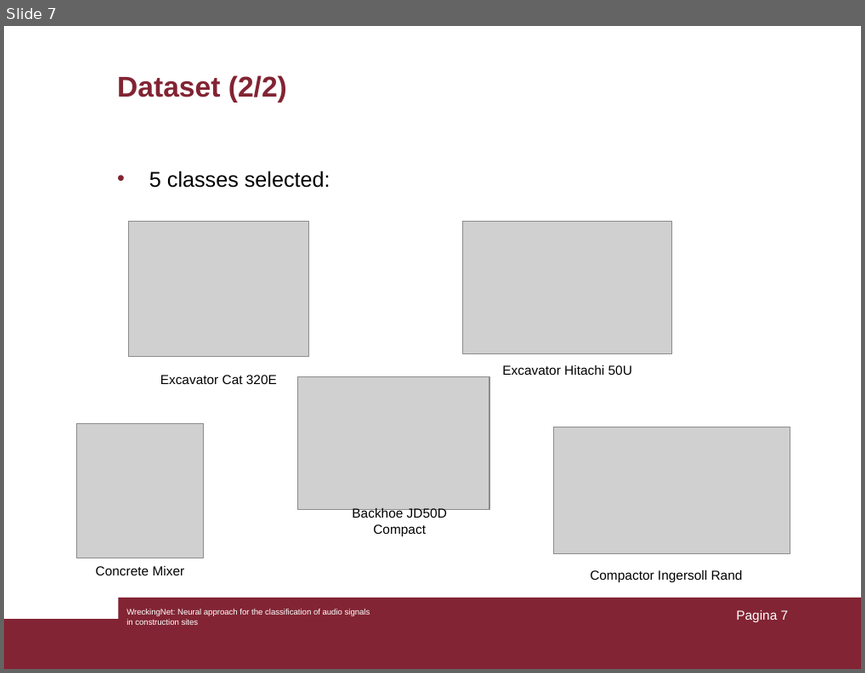
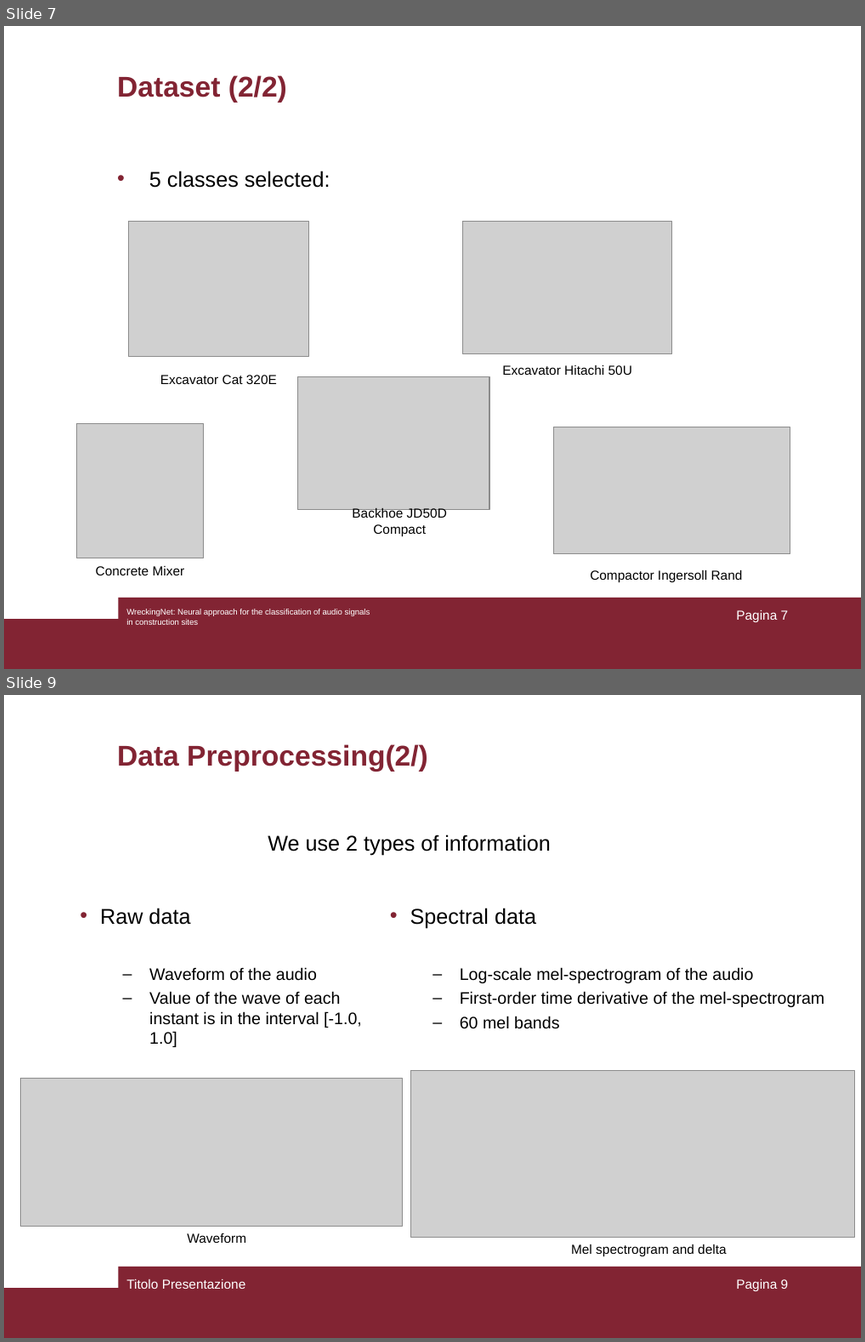
Before and after one commit to AndMastro/WreckingNet, a slide deck: docs/presentations/Presentation.ppt. Shown one above the other, each under a label of ours: slide 7 before the commit, slides 7 and 9 after it; the slides between them are not shown. The pictures are 865x673 and 865x1342 pixels, drawn with LibreOffice and Linux fonts; fonts in the diff are those of the drawing; grey boxes stand for pictures. Boxes give left, top, right and bottom in pixels: in the first picture for what was removed or moved away, otherwise in the second. Text is boxed around its words. In the diff, an @@ line names an element or a change of style, - is before the commit and + after.

```diff
--- a/docs/presentations/Presentation.ppt
+++ b/docs/presentations/Presentation.ppt
@@ slide 9 added at <box>4,695,861,1338</box>, background #FFFFFF; not listed: 2 template elements that a slide beside it also shows @@
@@ title added at <box>117,744,428,771</box>, 24 pt, text #822433, bold @@
+Data Preprocessing(2/)
@@ text added at <box>268,834,551,856</box>, 18 pt, text #000000 @@
+We use 2 types of information:
@@ text added at <box>100,907,362,1047</box>, 14 pt, text #000000 @@
+• Raw data
+  – Waveform of the audio
+  – Value of the wave of each instant is in the interval [-1.0, 1.0]
@@ text added at <box>410,907,824,1029</box>, 14 pt, text #000000 @@
+• Spectral data
+  – Log-scale mel-spectrogram of the audio
+  – First-order time derivative of the mel-spectrogram
+  – 60 mel bands
@@ picture added at <box>411,1071,854,1236</box> @@
@@ picture added at <box>21,1078,403,1225</box> @@
@@ text added at <box>187,1233,246,1242</box>, 11 pt, text #000000 @@
+Waveform
@@ text added at <box>571,1244,726,1257</box>, 11 pt, text #000000 @@
+Mel spectrogram and delta
@@ text added at <box>126,1279,246,1288</box>, 11 pt, text #FFFFFF @@
+Titolo Presentazione
@@ page number added at <box>736,1279,789,1291</box>, 11 pt, text #FFFFFF @@
+Pagina 9
```
Also in this commit, not shown: 3 slides changed, 4 other slides added, 4 other files.
